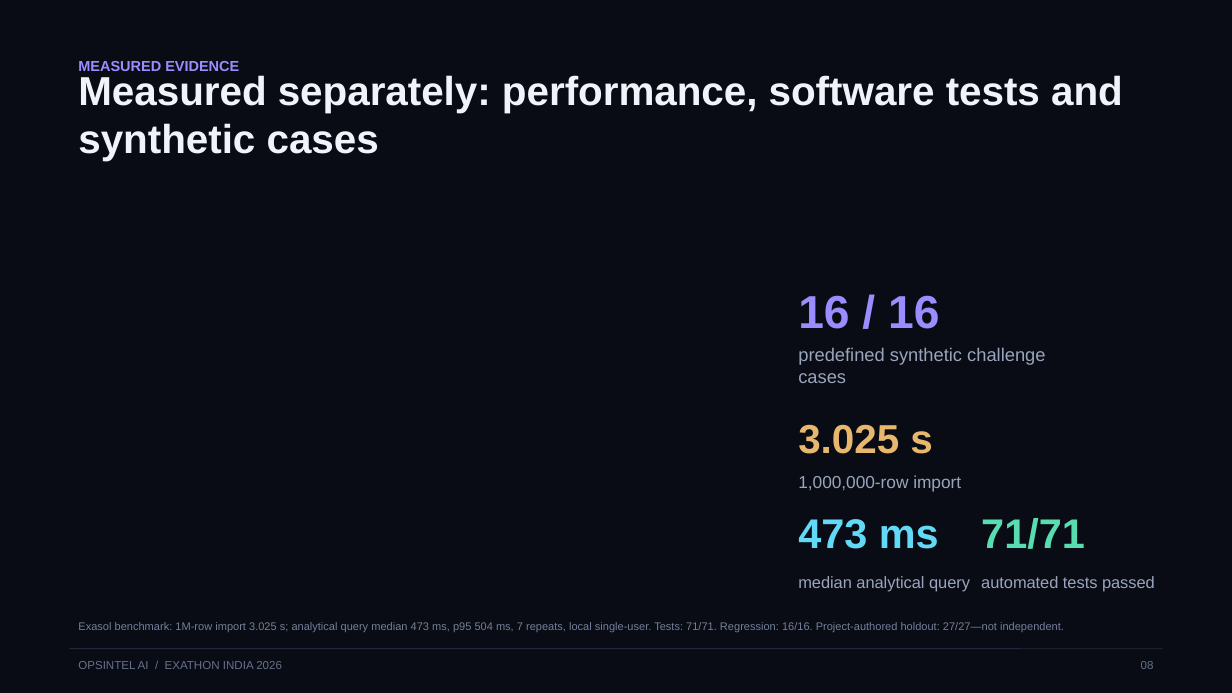
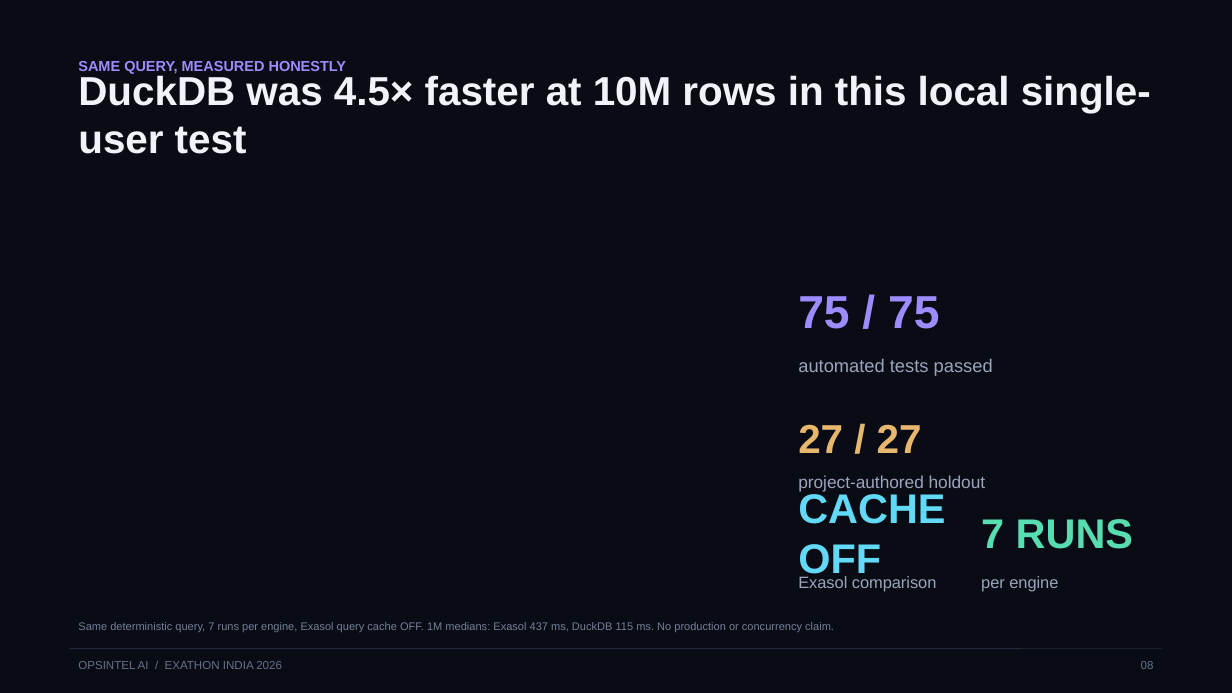
Before and after one commit to Anafa-thabassum/opsintel-ai, a slide deck: slide 8 of submission/opsintel-ai-pitch-deck.pptx. Drawn at 1232x693 pixels with LibreOffice and Linux fonts; fonts in the diff are those of the drawing. Boxes give left, top, right and bottom in pixels: in the first picture for what was removed or moved away, otherwise in the second. Text is boxed around its words. In the diff, an @@ line names an element or a change of style, - is before the commit and + after.

Commit message:
Strengthen Exasol proof and investigation UX

```diff
--- a/submission/opsintel-ai-pitch-deck.pptx
+++ b/submission/opsintel-ai-pitch-deck.pptx
@@ text at (x1=78, y1=61, x2=347, y2=74): text changed @@
-MEASURED EVIDENCE
+SAME QUERY, MEASURED HONESTLY
@@ text at (x1=78, y1=73, x2=1151, y2=154): text changed @@
-Measured separately: performance, software tests and synthetic cases
+DuckDB was 4.5× faster at 10M rows in this local single-user test
@@ text at (x1=798, y1=296, x2=939, y2=329): text changed @@
-16 / 16
+75 / 75
@@ text at (x1=798, y1=358, x2=993, y2=376): text changed @@
-predefined synthetic challenge cases
+automated tests passed
@@ text at (x1=798, y1=424, x2=922, y2=453): text changed @@
-3.025 s
+27 / 27
@@ text at (x1=798, y1=475, x2=986, y2=492): text changed @@
-1,000,000-row import
+project-authored holdout
@@ text at (x1=798, y1=490, x2=945, y2=581): text changed @@
-473 ms
+CACHE OFF
@@ text at (x1=981, y1=519, x2=1133, y2=549): text changed @@
-71/71
+7 RUNS
@@ text at (x1=798, y1=576, x2=937, y2=592): text changed @@
-median analytical query
+Exasol comparison
@@ text at (x1=981, y1=576, x2=1058, y2=592): text changed @@
-automated tests passed
+per engine
@@ text at (x1=78, y1=622, x2=834, y2=632): text changed @@
-Exasol benchmark: 1M-row import 3.025 s; analytical query median 473 ms, p95 504 ms, 7 repeats, local single-user. Tests: 71/71. Regression: 16/16. Project-authored holdout: 27/27—not independent.
+Same deterministic query, 7 runs per engine, Exasol query cache OFF. 1M medians: Exasol 437 ms, DuckDB 115 ms. No production or concurrency claim.
```
Also in this commit, not shown: 7 other slides changed, 25 other files.
